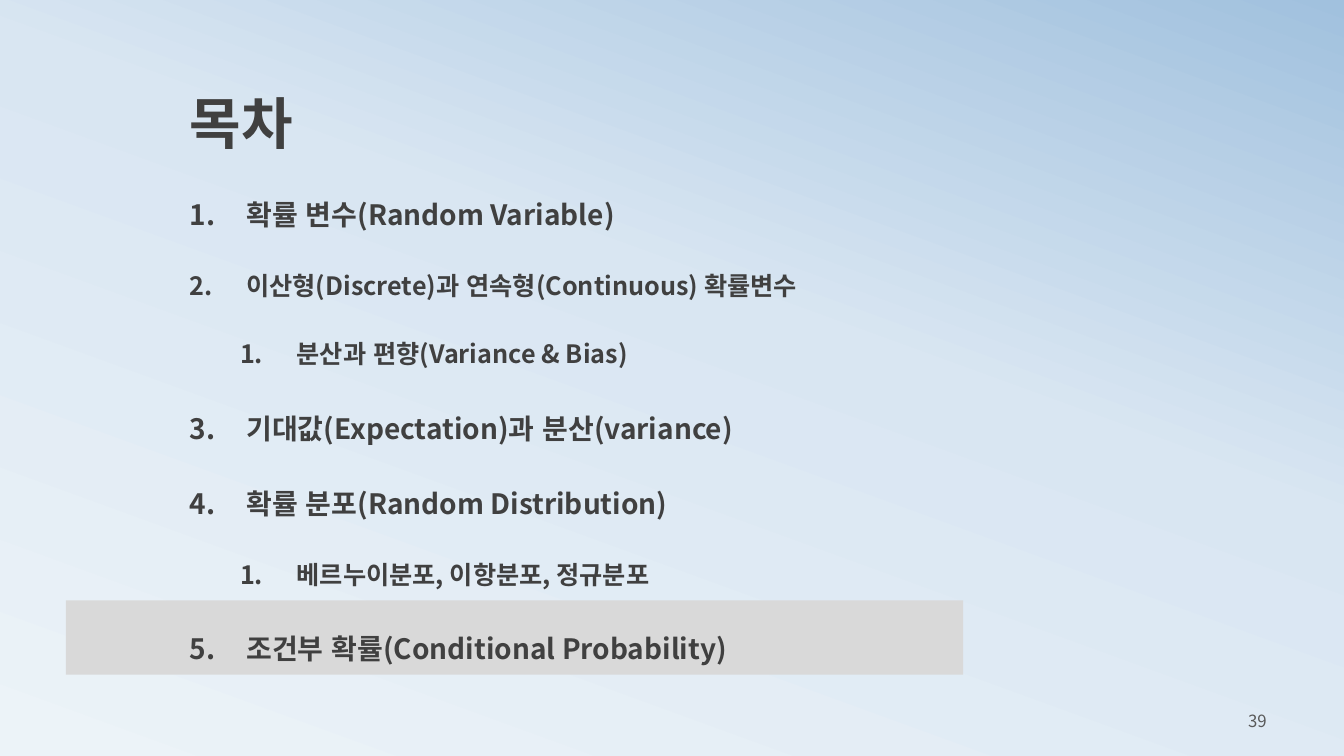
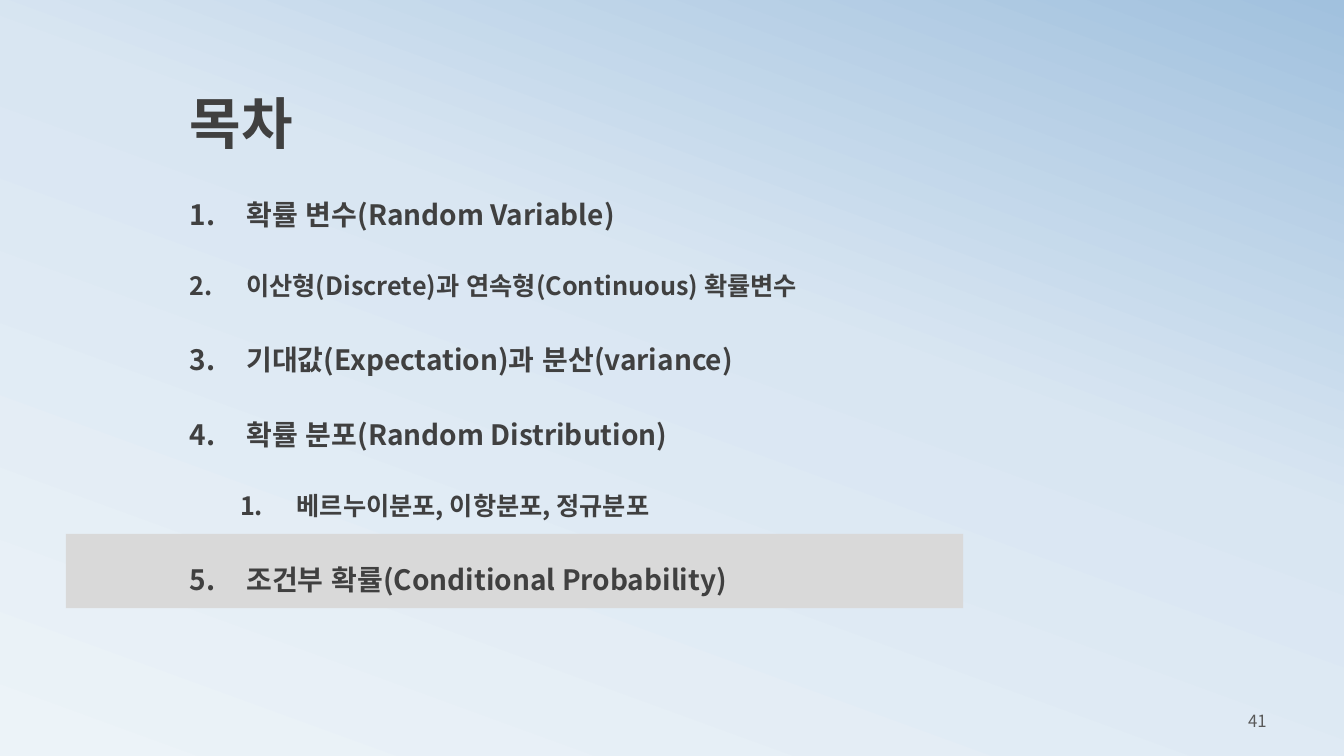
Before and after one commit to ancestor9/mathematics-for-machine-learning, a slide deck: slide 41 of 3_probability theory for machine learning.pptx (slide 39 before the commit). Drawn at 1344x756 pixels with LibreOffice and Linux fonts; fonts in the diff are those of the drawing. Boxes give left, top, right and bottom in pixels: in the first picture for what was removed or moved away, otherwise in the second. Text is boxed around its words. In the diff, an @@ line names an element or a change of style, - is before the commit and + after.

```diff
--- a/3_probability theory for machine learning.pptx
+++ b/3_probability theory for machine learning.pptx
@@ text at [297, 341, 628, 368]: paragraph removed @@
-  1. 분산과 편향(Variance & Bias)
@@ rectangle: place and size @@
-rectangle at [66, 600, 963, 675]
+rectangle at [66, 534, 963, 609]
@@ page number at [1248, 714, 1267, 727]: text changed @@
-39
+41
```
Also in this commit, not shown: 14 other slides changed, 6 slides added, 4 slides removed.
